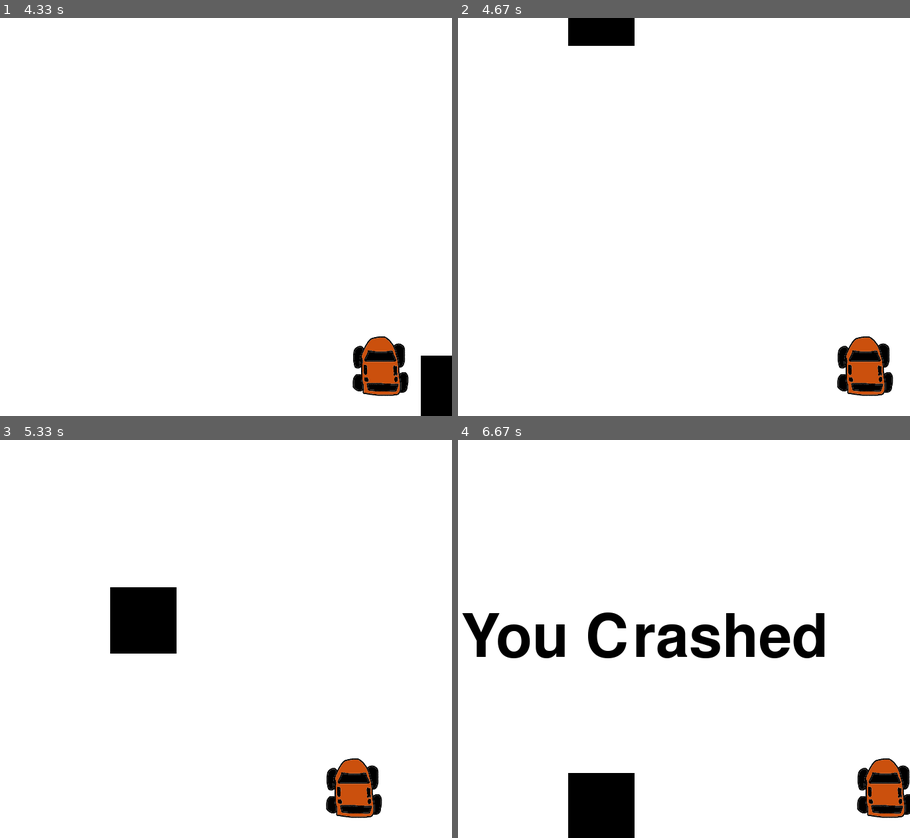
Above: before the commit, frames 1-4 (two rows, left to right).
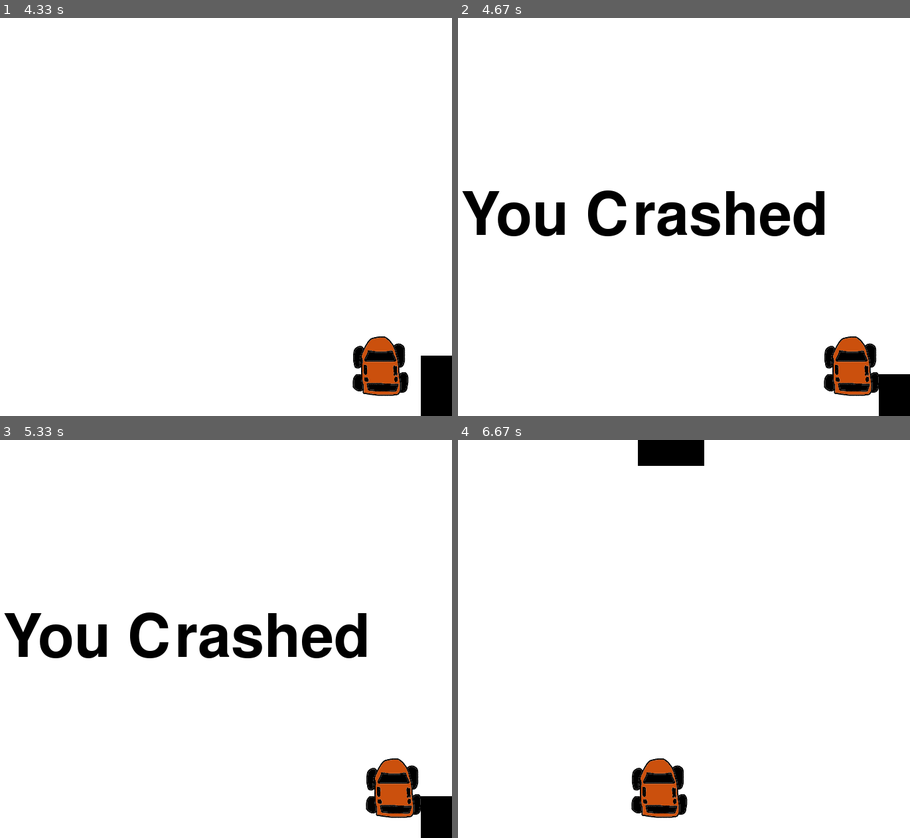
Above: after the commit, the same moments.

Repository: S1lv3rn/Pygame-Practice
Game: pygame game, started from ABitRacey.py
Same seed, same stepped clock (60 frames per second), same inputs: the game is played once before the commit and once after it.
Inputs:
- Up to frame 1 (4.33 s): hold Right 0.33-0.8 s; hold Right 0.83-1.3 s; hold Left 1.33-1.87 s; hold Left 1.9-2.3 s; hold Right 2.33-2.97 s; hold Left 3-3.47 s; hold Right 3.5-3.97 s; hold Right from 4 s (still down)
- Up to frame 2 (4.67 s): release Right at 4.47 s
- Up to frame 3 (5.33 s): hold Left from 5.07 s (still down)
- Up to frame 4 (6.67 s): release Left at 5.47 s; hold Right 5.5-6.13 s; hold Left 6.17-6.63 s

Frame 1 is identical in both runs. In frame 2, 6.7% of the frame differs, in the area x 0-100%, y 0-100%; in frame 3, 8.7%; in frame 4, 10%.

Commit message:
Finished ep7 - added collsion detection to blocks

Diff:
--- a/ABitRacey.py
+++ b/ABitRacey.py
@@ -83,6 +83,12 @@
             thingStartx = random.randrange(0, display_width)
             thingStarty = 0 - thingHeight
 
+        if y < thingStarty+thingHeight:
+            print('y crossover')
+            if x > thingStartx and x < thingStartx+thingWidth or x+car_width > thingStartx and x+car_width < thingStartx + thingWidth:
+                print('x crossover')
+                crash()
+
         pygame.display.update()
         clock.tick(60)
 
Not shown, changed: README.md
